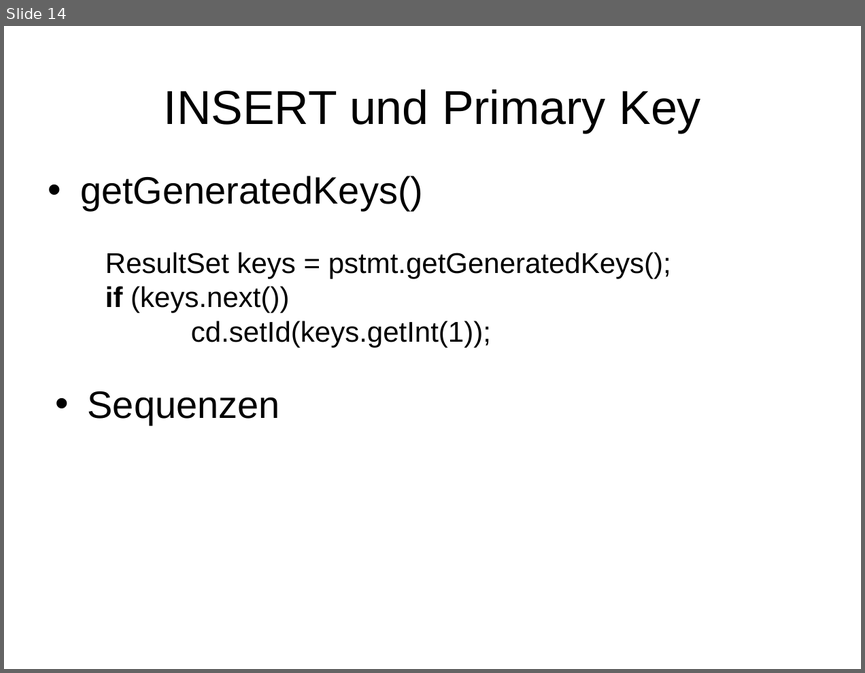
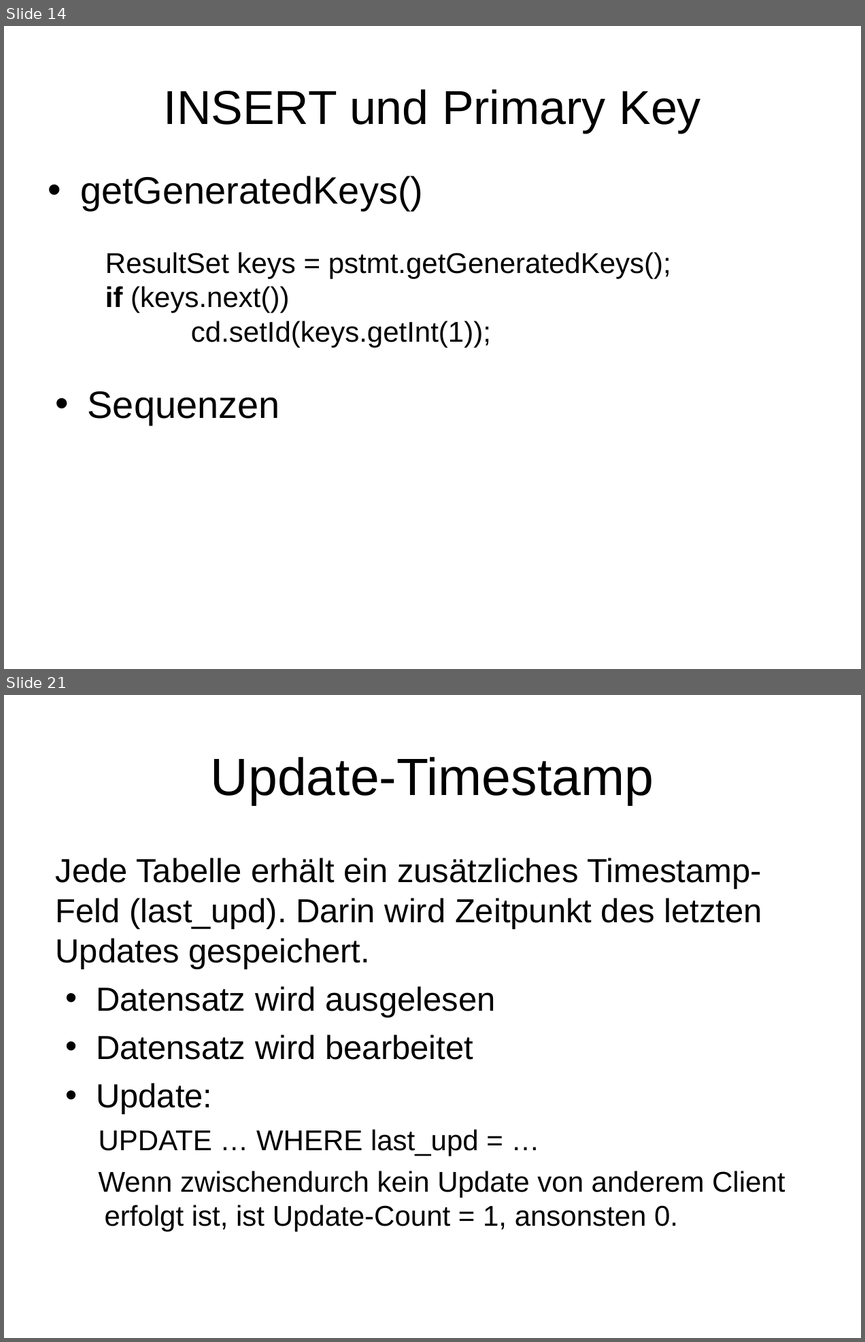
Before and after one commit to radlbauer/pr-gse, a slide deck: wiki/ppt/ORM.ppt. Shown one above the other, each under a label of ours: slide 14 before the commit, slides 14 and 21 after it; the slides between them are not shown. The pictures are 865x673 and 865x1342 pixels, drawn with LibreOffice and Linux fonts; fonts in the diff are those of the drawing. Boxes give left, top, right and bottom in pixels: in the first picture for what was removed or moved away, otherwise in the second. Text is boxed around its words. In the diff, an @@ line names an element or a change of style, - is before the commit and + after.

```diff
--- a/wiki/ppt/ORM.ppt
+++ b/wiki/ppt/ORM.ppt
@@ slide 21 added at box(4, 695, 861, 1338), background #FFFFFF @@
@@ title added at box(211, 757, 654, 805), 44 pt, text #000000 @@
+Update-Timestamp
@@ text added at box(56, 858, 785, 1231), 28 pt, text #000000 @@
+Jede Tabelle erhält ein zusätzliches Timestamp-Feld (last_upd). Darin wird Zeitpunkt des letzten Updates gespeichert.
+• Datensatz wird ausgelesen
+• Datensatz wird bearbeitet
+• Update:
+  UPDATE … WHERE last_upd = …
+  Wenn zwischendurch kein Update von anderem Client erfolgt ist, ist Update-Count = 1, ansonsten 0.
```
Also in this commit, not shown: 1 slide changed, 6 other slides added, 13 other files.
